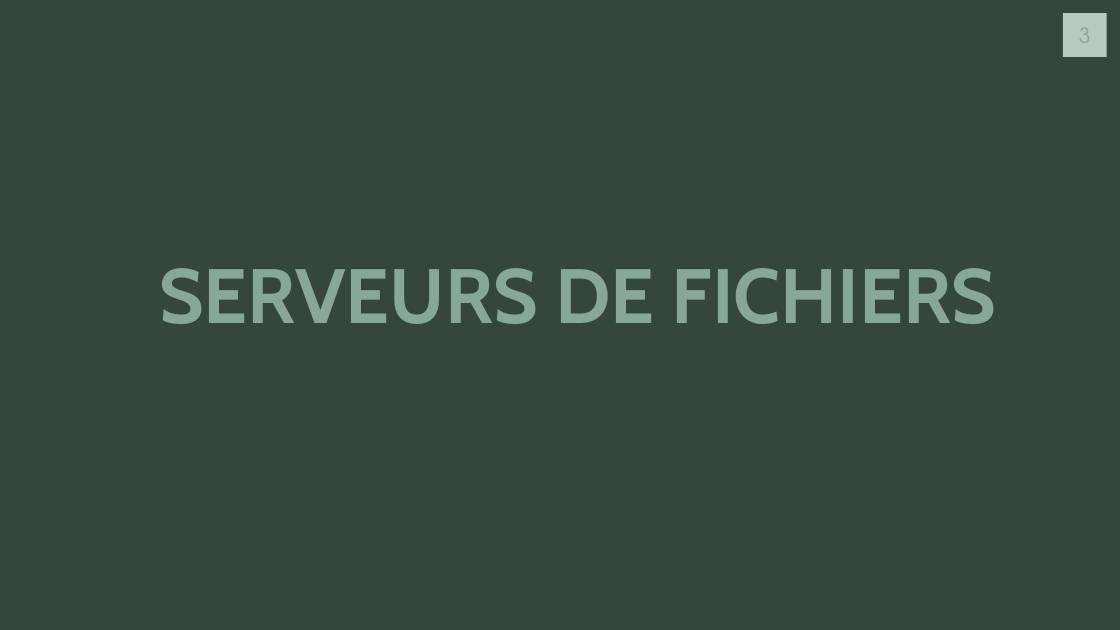
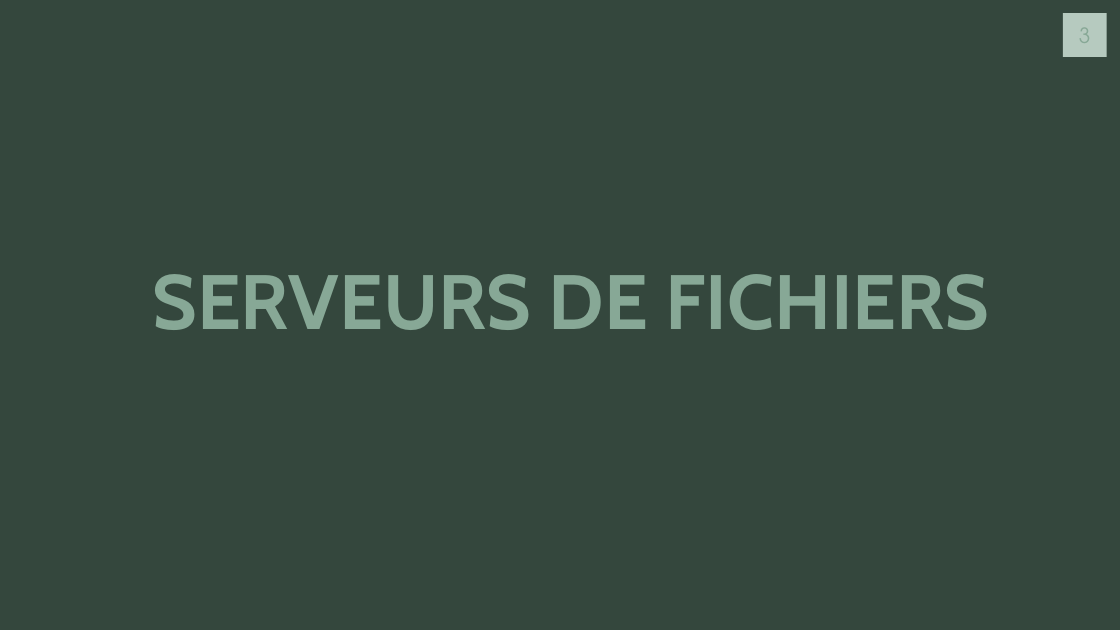
Before and after one commit to J0rg321/Serveur_Fichiers_ICT-123, a slide deck: slide 3 of SERVEUR ET FICHIERS D’IMPRESSION.pptx. Drawn at 1120x630 pixels with LibreOffice and Linux fonts; fonts in the diff are those of the drawing. Boxes give left, top, right and bottom in pixels: in the first picture for what was removed or moved away, otherwise in the second. Text is boxed around its words. In the diff, an @@ line names an element or a change of style, - is before the commit and + after.

```diff
--- a/SERVEUR ET FICHIERS D’IMPRESSION.pptx
+++ b/SERVEUR ET FICHIERS D’IMPRESSION.pptx
@@ title "SERVEURS DE FICHIERS" moved from (x1=159, y1=268, x2=996, y2=324) to (x1=152, y1=274, x2=989, y2=330) @@
```
Also in this commit, not shown: 4 other slides changed, 1 slide added, 1 other file.
